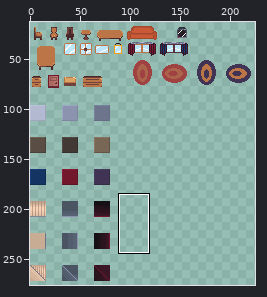
Sprite sheet, stored at assets/sprites/tileset/all_tileset.png. Above, an overview of the earlier version with the close-up marked.
Close-up. The starting point:
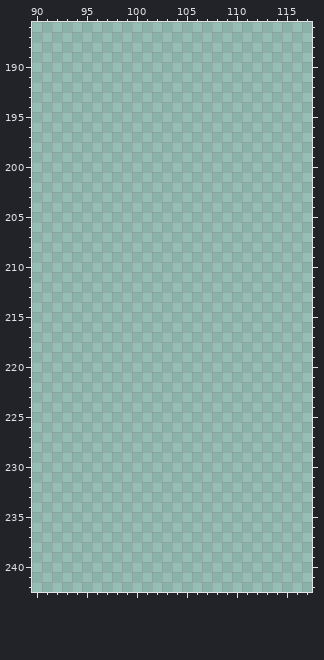
The file is 256x288 pixels. Colours within 5 levels of each other are drawn and written as one. Shown: x 90..117, y 186..242. The wide view leaves out empty margins. The commit also changed other parts of the picture, which this record leaves out.
New version:
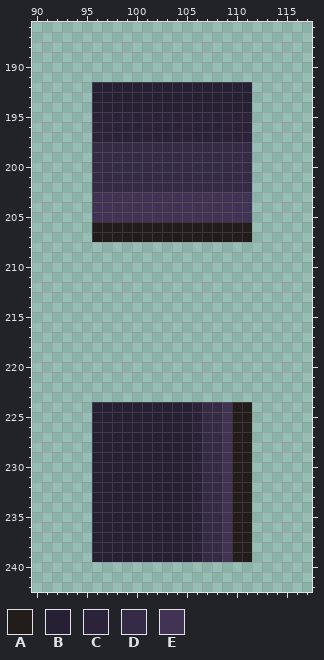
Palette (. is transparent): A #221c1a  B #271f33  C #2c233a  D #362b46  E #403353
Changes in this commit:
{"y":192,"x":96,"old":"................","new":"BBBBBBBBBBBBBBBB"}
{"y":193,"x":96,"old":"................","new":"BBBBBBBBBBBBBBBB"}
{"y":194,"x":96,"old":"................","new":"BBBBBBBBBBBBBBBB"}
{"y":195,"x":96,"old":"................","new":"CCCCCCCCCCCCCCCC"}
{"y":196,"x":96,"old":"................","new":"CCCCCCCCCCCCCCCC"}
{"y":197,"x":96,"old":"................","new":"CCCCCCCCCCCCCCCC"}
{"y":198,"x":96,"old":"................","new":"DDDDDDDDDDDDDDDD"}
{"y":199,"x":96,"old":"................","new":"DDDDDDDDDDDDDDDD"}
{"y":200,"x":96,"old":"................","new":"DDDDDDDDDDDDDDDD"}
{"y":201,"x":96,"old":"................","new":"DDDDDDDDDDDDDDDD"}
{"y":202,"x":96,"old":"................","new":"DDDDDDDDDDDDDDDD"}
{"y":203,"x":96,"old":"................","new":"EEEEEEEEEEEEEEEE"}
{"y":204,"x":96,"old":"................","new":"EEEEEEEEEEEEEEEE"}
{"y":205,"x":96,"old":"................","new":"EEEEEEEEEEEEEEEE"}
{"y":206,"x":96,"old":"................","new":"AAAAAAAAAAAAAAAA"}
{"y":207,"x":96,"old":"................","new":"AAAAAAAAAAAAAAAA"}
{"y":224,"x":96,"old":"................","new":"BBBBBBBBBBCDDEAA"}
{"y":225,"x":96,"old":"................","new":"BBBBBBBBBBCDDEAA"}
{"y":226,"x":96,"old":"................","new":"BBBBBBBBBBCDDEAA"}
{"y":227,"x":96,"old":"................","new":"BBBBBBBBBBCDDEAA"}
{"y":228,"x":96,"old":"................","new":"BBBBBBBBBBCDDEAA"}
{"y":229,"x":96,"old":"................","new":"BBBBBBBBBBCDDEAA"}
{"y":230,"x":96,"old":"................","new":"BBBBBBBBBBCDDEAA"}
{"y":231,"x":96,"old":"................","new":"BBBBBBBBBBCDDEAA"}
{"y":232,"x":96,"old":"................","new":"BBBBBBBBBBCDDEAA"}
{"y":233,"x":96,"old":"................","new":"BBBBBBBBBBCDDEAA"}
{"y":234,"x":96,"old":"................","new":"BBBBBBBBBBCDDEAA"}
{"y":235,"x":96,"old":"................","new":"BBBBBBBBBBCDDEAA"}
{"y":236,"x":96,"old":"................","new":"BBBBBBBBBBCDDEAA"}
{"y":237,"x":96,"old":"................","new":"BBBBBBBBBBCDDEAA"}
{"y":238,"x":96,"old":"................","new":"BBBBBBBBBBCDDEAA"}
{"y":239,"x":96,"old":"................","new":"BBBBBBBBBBCDDEAA"}
